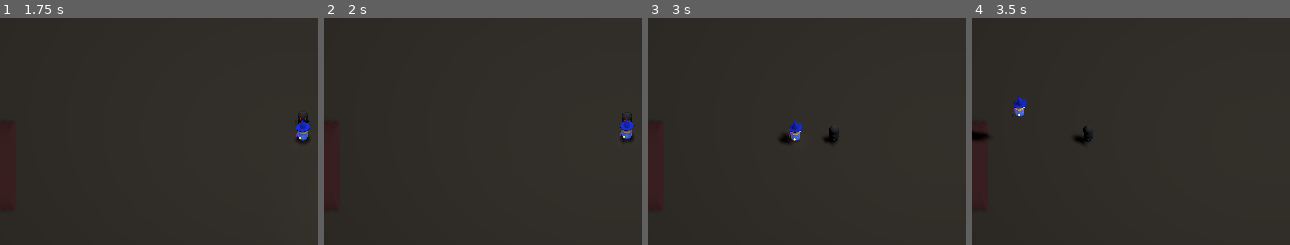
Above: before the commit, frames 1-4 (left to right).
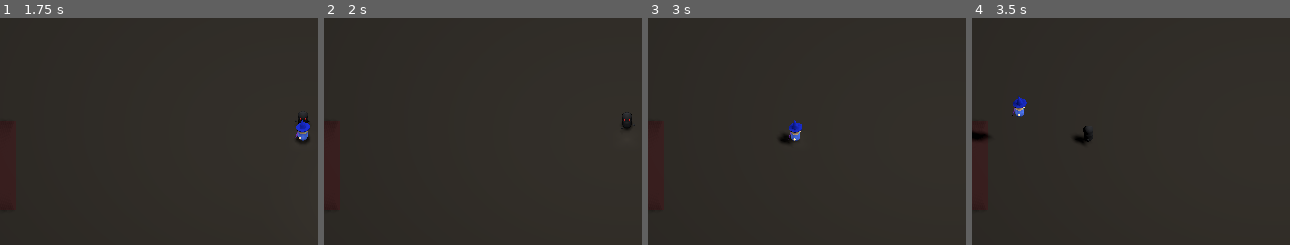
Above: after the commit, the same moments.

Repository: jaredbwasserman/game-jams
Game: Godot game, scene res://scenes/Main.tscn
Same seed, same stepped clock (60 frames per second), same inputs: the game is played once before the commit and once after it.
Inputs (mouse positions are % of the whole screen's width and height, from its top left):
- Up to frame 1 (1.75 s): tap Enter at 0.5 s; move the mouse to (44, 71) at 0.52 s; press the mouse at (44, 71) at 0.53 s; hold Up (move_forward) from 0.53 s (still down); tap Space (jump) at 0.77, 1.25, 1.52 s; move the mouse to (88, 65) at 1.27 s; release the mouse at (88, 65) at 1.28 s; click (88, 65) at 1.35 s
- Up to frame 2 (2 s): keep holding Up (move_forward)
- Up to frame 3 (3 s): move the mouse to (12, 35) at 2.02 s; release Up (move_forward) at 2.03 s; press the mouse at (12, 35) at 2.03 s; hold Left (move_left) from 2.03 s (still down); move the mouse to (56, 50) at 2.77 s; release the mouse at (56, 50) at 2.78 s; click (56, 50) at 2.85 s
- Up to frame 4 (3.5 s): keep holding Left (move_left); tap Space (jump) at 3.02 s
The pictures show only the part of the screen within x 2-52%, y 17-67%; the shares and areas given below are measured in that part.

Frame 1 is identical in both runs. In frame 2, 0.3% of the frame differs, in the area x 92-98%, y 44-55%; in frame 3, 0.2%; in frame 4, nothing differs.

Commit message:
Mob death

Diff:
--- a/bgj-2022-03/scenes/Mob.tscn
+++ b/bgj-2022-03/scenes/Mob.tscn
@@ -94,6 +94,7 @@
 
 [sub_resource type="Animation" id=11]
 resource_name = "attack"
+length = 0.6
 tracks/0/type = "value"
 tracks/0/path = NodePath("Pivot/Body/RightHand:translation")
 tracks/0/interp = 1
@@ -101,10 +102,10 @@
 tracks/0/imported = false
 tracks/0/enabled = true
 tracks/0/keys = {
-"times": PoolRealArray( 0, 0.1, 0.2, 0.3, 0.4, 1 ),
-"transitions": PoolRealArray( 3.86374, 0.210224, 0.129408, 4.43828, 3.86374, 3.86374 ),
-"update": 0,
-"values": [ Vector3( 1.35875, 0, 0 ), Vector3( 1.8, 1, 1 ), Vector3( 1.5, 1.5, 0 ), Vector3( 1.1, 1.2, -0.5 ), Vector3( 1.35875, 0, 0 ), Vector3( 1.35875, 0, 0 ) ]
+"times": PoolRealArray( 0, 0.1, 0.2, 0.3, 0.6 ),
+"transitions": PoolRealArray( 3.86374, 0.210224, 0.129408, 4.43828, 3.86374 ),
+"update": 0,
+"values": [ Vector3( 1.35875, 0, 0 ), Vector3( 1.8, 1, 1 ), Vector3( 1.5, 1.5, 0 ), Vector3( 1.1, 1.2, -0.5 ), Vector3( 1.35875, 0, 0 ) ]
 }
 tracks/1/type = "value"
 tracks/1/path = NodePath("Pivot/Body/LeftHand:translation")
@@ -113,10 +114,10 @@
 tracks/1/imported = false
 tracks/1/enabled = true
 tracks/1/keys = {
-"times": PoolRealArray( 0.2, 0.3, 0.4, 0.5, 0.6, 1 ),
-"transitions": PoolRealArray( 3.86, 0.21, 0.129, 4.43, 3.86, 3.86 ),
-"update": 0,
-"values": [ Vector3( -1.359, 0, 0 ), Vector3( -1.359, 1, 1 ), Vector3( -1.5, 1.5, 0 ), Vector3( -1.1, 1.2, -0.5 ), Vector3( -1.359, 0, 0 ), Vector3( -1.359, 0, 0 ) ]
+"times": PoolRealArray( 0.2, 0.3, 0.4, 0.5, 0.6 ),
+"transitions": PoolRealArray( 3.86, 0.21, 0.129, 4.43, 3.86 ),
+"update": 0,
+"values": [ Vector3( -1.359, 0, 0 ), Vector3( -1.359, 1, 1 ), Vector3( -1.5, 1.5, 0 ), Vector3( -1.1, 1.2, -0.5 ), Vector3( -1.359, 0, 0 ) ]
 }
 tracks/2/type = "value"
 tracks/2/path = NodePath("Pivot/Face/RightEye:scale")
@@ -125,10 +126,10 @@
 tracks/2/imported = false
 tracks/2/enabled = true
 tracks/2/keys = {
-"times": PoolRealArray( 0, 0.2, 0.4, 1 ),
-"transitions": PoolRealArray( 0.129408, 1, 0.129408, 0.129408 ),
-"update": 0,
-"values": [ Vector3( 0.5, 1, 0.5 ), Vector3( 0.75, 1.5, 0.75 ), Vector3( 0.5, 1, 0.5 ), Vector3( 0.5, 1, 0.5 ) ]
+"times": PoolRealArray( 0, 0.2, 0.6 ),
+"transitions": PoolRealArray( 0.129408, 1, 0.129408 ),
+"update": 0,
+"values": [ Vector3( 0.5, 1, 0.5 ), Vector3( 0.75, 1.5, 0.75 ), Vector3( 0.5, 1, 0.5 ) ]
 }
 tracks/3/type = "value"
 tracks/3/path = NodePath("Pivot/Face/LeftEye:scale")
@@ -137,10 +138,144 @@
 tracks/3/imported = false
 tracks/3/enabled = true
 tracks/3/keys = {
-"times": PoolRealArray( 0, 0.2, 0.4, 1 ),
-"transitions": PoolRealArray( 0.129, 1, 0.129, 0.129 ),
-"update": 0,
-"values": [ Vector3( 0.5, 1, 0.5 ), Vector3( 0.75, 1.5, 0.75 ), Vector3( 0.5, 1, 0.5 ), Vector3( 0.5, 1, 0.5 ) ]
+"times": PoolRealArray( 0, 0.2, 0.6 ),
+"transitions": PoolRealArray( 0.129, 1, 0.129 ),
+"update": 0,
+"values": [ Vector3( 0.5, 1, 0.5 ), Vector3( 0.75, 1.5, 0.75 ), Vector3( 0.5, 1, 0.5 ) ]
+}
+
+[sub_resource type="Animation" id=12]
+length = 0.001
+tracks/0/type = "value"
+tracks/0/path = NodePath("Pivot:visible")
+tracks/0/interp = 1
+tracks/0/loop_wrap = true
+tracks/0/imported = false
+tracks/0/enabled = true
+tracks/0/keys = {
+"times": PoolRealArray( 0 ),
+"transitions": PoolRealArray( 1 ),
+"update": 0,
+"values": [ true ]
+}
+
+[sub_resource type="Animation" id=13]
+resource_name = "damage"
+length = 0.5
+tracks/0/type = "value"
+tracks/0/path = NodePath("Pivot:visible")
+tracks/0/interp = 1
+tracks/0/loop_wrap = true
+tracks/0/imported = false
+tracks/0/enabled = true
+tracks/0/keys = {
+"times": PoolRealArray( 0, 0.001, 0.1, 0.2, 0.3, 0.4 ),
+"transitions": PoolRealArray( 1, 1, 1, 1, 1, 1 ),
+"update": 1,
+"values": [ true, true, false, true, false, true ]
+}
+
+[sub_resource type="Animation" id=14]
+length = 0.001
+tracks/0/type = "value"
+tracks/0/path = NodePath("Pivot/Face:translation")
+tracks/0/interp = 1
+tracks/0/loop_wrap = true
+tracks/0/imported = false
+tracks/0/enabled = true
+tracks/0/keys = {
+"times": PoolRealArray( 0 ),
+"transitions": PoolRealArray( 1 ),
+"update": 0,
+"values": [ Vector3( 0, 0.818934, 0 ) ]
+}
+tracks/1/type = "value"
+tracks/1/path = NodePath("Pivot/Body:translation")
+tracks/1/interp = 1
+tracks/1/loop_wrap = true
+tracks/1/imported = false
+tracks/1/enabled = true
+tracks/1/keys = {
+"times": PoolRealArray( 0 ),
+"transitions": PoolRealArray( 1 ),
+"update": 0,
+"values": [ Vector3( 0, -0.297131, 7.10543e-15 ) ]
+}
+tracks/2/type = "value"
+tracks/2/path = NodePath("Pivot/Body:rotation_degrees")
+tracks/2/interp = 1
+tracks/2/loop_wrap = true
+tracks/2/imported = false
+tracks/2/enabled = true
+tracks/2/keys = {
+"times": PoolRealArray( 0 ),
+"transitions": PoolRealArray( 1 ),
+"update": 0,
+"values": [ Vector3( -90, 0, 0 ) ]
+}
+tracks/3/type = "value"
+tracks/3/path = NodePath("Pivot/Face:rotation_degrees")
+tracks/3/interp = 1
+tracks/3/loop_wrap = true
+tracks/3/imported = false
+tracks/3/enabled = true
+tracks/3/keys = {
+"times": PoolRealArray( 0 ),
+"transitions": PoolRealArray( 1 ),
+"update": 0,
+"values": [ Vector3( -90, 0, 0 ) ]
+}
+
+[sub_resource type="Animation" id=15]
+resource_name = "die"
+length = 0.5
+tracks/0/type = "value"
+tracks/0/path = NodePath("Pivot/Face:translation")
+tracks/0/interp = 1
+tracks/0/loop_wrap = true
+tracks/0/imported = false
+tracks/0/enabled = true
+tracks/0/keys = {
+"times": PoolRealArray( 0, 0.1, 0.2, 0.3, 0.4, 0.5 ),
+"transitions": PoolRealArray( 1, 1, 1, 1, 1, 1 ),
+"update": 0,
+"values": [ Vector3( 0, 0.818934, 0 ), Vector3( 0, 0, 2 ), Vector3( 0, -0.5, 2 ), Vector3( 0, -1, 2 ), Vector3( 0, -1.5, 2 ), Vector3( 0, -1.5, 2 ) ]
+}
+tracks/1/type = "value"
+tracks/1/path = NodePath("Pivot/Body:translation")
+tracks/1/interp = 1
+tracks/1/loop_wrap = true
+tracks/1/imported = false
+tracks/1/enabled = true
+tracks/1/keys = {
+"times": PoolRealArray( 0, 0.1, 0.2, 0.3, 0.4, 0.5 ),
+"transitions": PoolRealArray( 1, 1, 1, 1, 1, 1 ),
+"update": 0,
+"values": [ Vector3( 0, -0.297131, 7.10543e-15 ), Vector3( 0, -1, 0 ), Vector3( 0, -1.2, 0 ), Vector3( 0, -1.3, 0 ), Vector3( 0, -1.5, 0 ), Vector3( 0, -1.5, 0 ) ]
+}
+tracks/2/type = "value"
+tracks/2/path = NodePath("Pivot/Body:rotation_degrees")
+tracks/2/interp = 1
+tracks/2/loop_wrap = true
+tracks/2/imported = false
+tracks/2/enabled = true
+tracks/2/keys = {
+"times": PoolRealArray( 0, 0.1, 0.2, 0.3, 0.4, 0.5 ),
+"transitions": PoolRealArray( 1, 1, 1, 1, 1, 1 ),
+"update": 0,
+"values": [ Vector3( -90, 0, 0 ), Vector3( -45, 0, 0 ), Vector3( -15, 0, 0 ), Vector3( -5, 0, 0 ), Vector3( 0, 0, 0 ), Vector3( 0, 0, 0 ) ]
+}
+tracks/3/type = "value"
+tracks/3/path = NodePath("Pivot/Face:rotation_degrees")
+tracks/3/interp = 1
+tracks/3/loop_wrap = true
+tracks/3/imported = false
+tracks/3/enabled = true
+tracks/3/keys = {
+"times": PoolRealArray( 0, 0.1, 0.2, 0.3, 0.4, 0.5 ),
+"transitions": PoolRealArray( 1, 1, 1, 1, 1, 1 ),
+"update": 0,
+"values": [ Vector3( -90, 0, 0 ), Vector3( -30, 0, 0 ), Vector3( -15, 0, 0 ), Vector3( -5, 0, 0 ), Vector3( 0, 0, 0 ), Vector3( 0, 0, 0 ) ]
 }
 
 [node name="Mob" type="KinematicBody" groups=["mob"]]
@@ -199,7 +334,11 @@
 
 [node name="AttTimer" type="Timer" parent="."]
 
+[node name="DeathTimer" type="Timer" parent="."]
+wait_time = 0.5
+
 [node name="Stats" parent="." instance=ExtResource( 2 )]
+max_hp = 20
 
 [node name="TopLight" type="DirectionalLight" parent="."]
 transform = Transform( 1, 0, 0, 0, 0, 1, 0, -1, 0, 0, 5, 0 )
@@ -209,5 +348,16 @@
 anims/RESET = SubResource( 10 )
 anims/attack = SubResource( 11 )
 
+[node name="DamageAnim" type="AnimationPlayer" parent="."]
+anims/RESET = SubResource( 12 )
+anims/damage = SubResource( 13 )
+
+[node name="DeathAnim" type="AnimationPlayer" parent="."]
+anims/RESET = SubResource( 14 )
+anims/die = SubResource( 15 )
+
 [connection signal="timeout" from="MoveTimer" to="." method="_on_MoveTimer_timeout"]
 [connection signal="timeout" from="AttTimer" to="." method="_on_AttTimer_timeout"]
+[connection signal="timeout" from="DeathTimer" to="." method="_on_DeathTimer_timeout"]
+[connection signal="dead_signal" from="Stats" to="." method="_on_Stats_dead_signal"]
+[connection signal="took_damage_signal" from="Stats" to="." method="_on_Stats_took_damage_signal"]
--- a/bgj-2022-03/scenes/Player.tscn
+++ b/bgj-2022-03/scenes/Player.tscn
@@ -173,6 +173,37 @@
 "values": [ Vector3( -2, 1.5, 0 ), Vector3( -1.8, 1.5, 0.2 ), Vector3( -1.8, 1.5, -0.2 ) ]
 }
 
+[sub_resource type="Animation" id=17]
+length = 0.001
+tracks/0/type = "value"
+tracks/0/path = NodePath("Pivot:visible")
+tracks/0/interp = 1
+tracks/0/loop_wrap = true
+tracks/0/imported = false
+tracks/0/enabled = true
+tracks/0/keys = {
+"times": PoolRealArray( 0 ),
+"transitions": PoolRealArray( 1 ),
+"update": 0,
+"values": [ true ]
+}
+
+[sub_resource type="Animation" id=18]
+resource_name = "damage"
+length = 0.5
+tracks/0/type = "value"
+tracks/0/path = NodePath("Pivot:visible")
+tracks/0/interp = 1
+tracks/0/loop_wrap = true
+tracks/0/imported = false
+tracks/0/enabled = true
+tracks/0/keys = {
+"times": PoolRealArray( 0, 0.001, 0.1, 0.2, 0.3, 0.4 ),
+"transitions": PoolRealArray( 1, 1, 1, 1, 1, 1 ),
+"update": 1,
+"values": [ true, true, false, true, false, true ]
+}
+
 [node name="Player" type="KinematicBody"]
 collision_mask = 14
 script = ExtResource( 2 )
@@ -285,5 +316,11 @@
 anims/RESET = SubResource( 15 )
 anims/cast = SubResource( 16 )
 
+[node name="DamageAnim" type="AnimationPlayer" parent="."]
+anims/RESET = SubResource( 17 )
+anims/damage = SubResource( 18 )
+
 [connection signal="area_entered" from="RoomDetector" to="." method="_on_RoomDetector_area_entered"]
 [connection signal="area_exited" from="RoomDetector" to="." method="_on_RoomDetector_area_exited"]
+[connection signal="dead_signal" from="Stats" to="." method="_on_Stats_dead_signal"]
+[connection signal="took_damage_signal" from="Stats" to="." method="_on_Stats_took_damage_signal"]
--- a/bgj-2022-03/scripts/Mob.gd
+++ b/bgj-2022-03/scripts/Mob.gd
@@ -24,6 +24,9 @@
 # Able to attack (based on timer)
 var can_attack = true
 
+# Dead
+var is_dead = false
+
 # Spawn point
 var spawn_point
 
@@ -32,13 +35,19 @@
 
 
 func enable():
+	if is_dead:
+		return
+
 	_on_MoveTimer_timeout()
 	$MoveTimer.start()
 
 	set_physics_process(true)
 
 
-func disable_and_reset():
+func disable_and_reset(reset_point=spawn_point):
+	if is_dead:
+		return
+
 	$MoveTimer.stop()
 
 	$Pivot/Face/LeftEye.visible = false
@@ -46,7 +55,7 @@
 
 	set_physics_process(false)
 
-	global_transform.origin = spawn_point
+	global_transform.origin = reset_point
 	speed = min_speed
 
 
@@ -98,8 +107,23 @@
 
 
 func _on_AttTimer_timeout():
-	$AttAnim.stop()
-	$AttAnim.play("RESET")
-
 	can_attack = true
 	$AttTimer.stop()
+
+
+func _on_Stats_took_damage_signal():
+	$DamageAnim.play("damage")
+
+
+func _on_Stats_dead_signal():
+	$DeathAnim.play("die")
+	$DeathTimer.start()
+
+	disable_and_reset(global_transform.origin)
+	is_dead = true
+
+
+func _on_DeathTimer_timeout():
+	$DeathTimer.stop()
+	visible = false
+	global_transform.origin = Vector3(0, -1000, 0)
--- a/bgj-2022-03/scripts/Player.gd
+++ b/bgj-2022-03/scripts/Player.gd
@@ -136,3 +136,11 @@
 	for child in area.get_parent().get_children():
 		if child is Mob:
 			child.disable_and_reset()
+
+
+func _on_Stats_took_damage_signal():
+	$DamageAnim.play("damage")
+
+
+func _on_Stats_dead_signal():
+	pass # Replace with function body.
--- a/bgj-2022-03/scripts/Stats.gd
+++ b/bgj-2022-03/scripts/Stats.gd
@@ -9,12 +9,22 @@
 export var max_hp = 10
 
 # Current HP
-var cur_hp = max_hp
+var cur_hp
+
+
+func _ready():
+	cur_hp = max_hp
 
 
 func take_damage(damage):
-	# print(get_parent().get_name(), " took ", damage, ", now ", cur_hp, " / ", max_hp )
 	cur_hp -= damage
 	emit_signal("took_damage_signal")
+
+	# Debug
+	# print(get_parent().get_name(), " took ", damage, ", now ", cur_hp, " / ", max_hp )
+
 	if cur_hp <= 0:
+		# Debug
+		# print(get_parent().get_name(), " dead")
+
 		emit_signal("dead_signal")
Not shown: 1 places in bgj-2022-03/scenes/Mob.tscn that only renumber resources
Not shown: 1 places in bgj-2022-03/scenes/Player.tscn that only renumber resources
